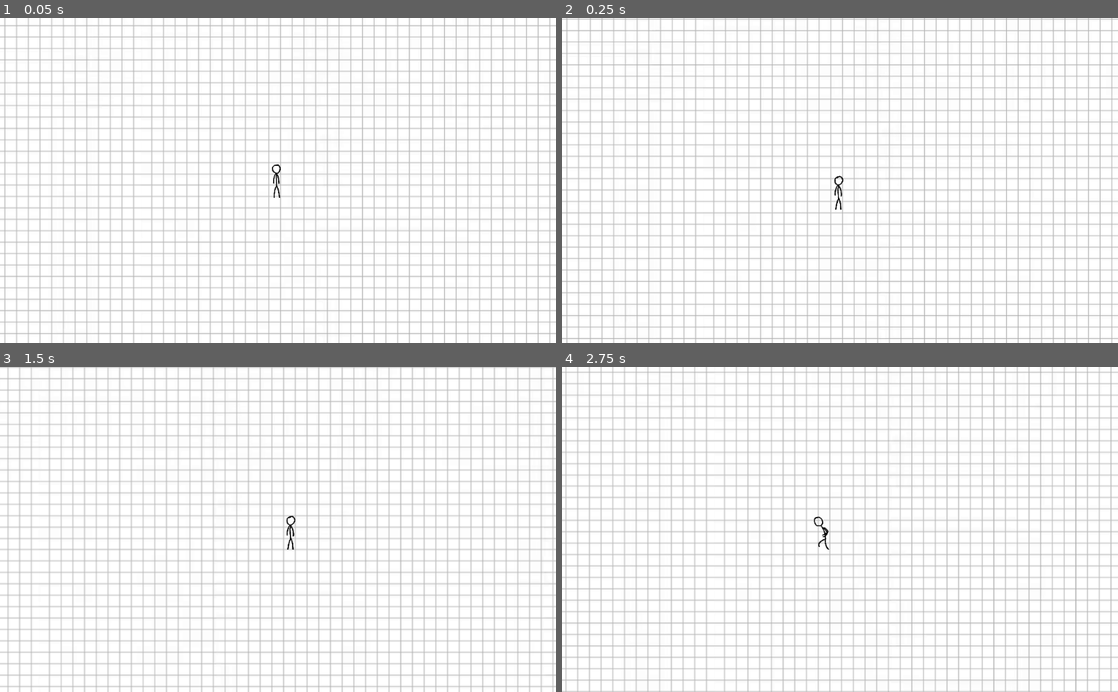
Above: before the commit, frames 1-4 (two rows, left to right).
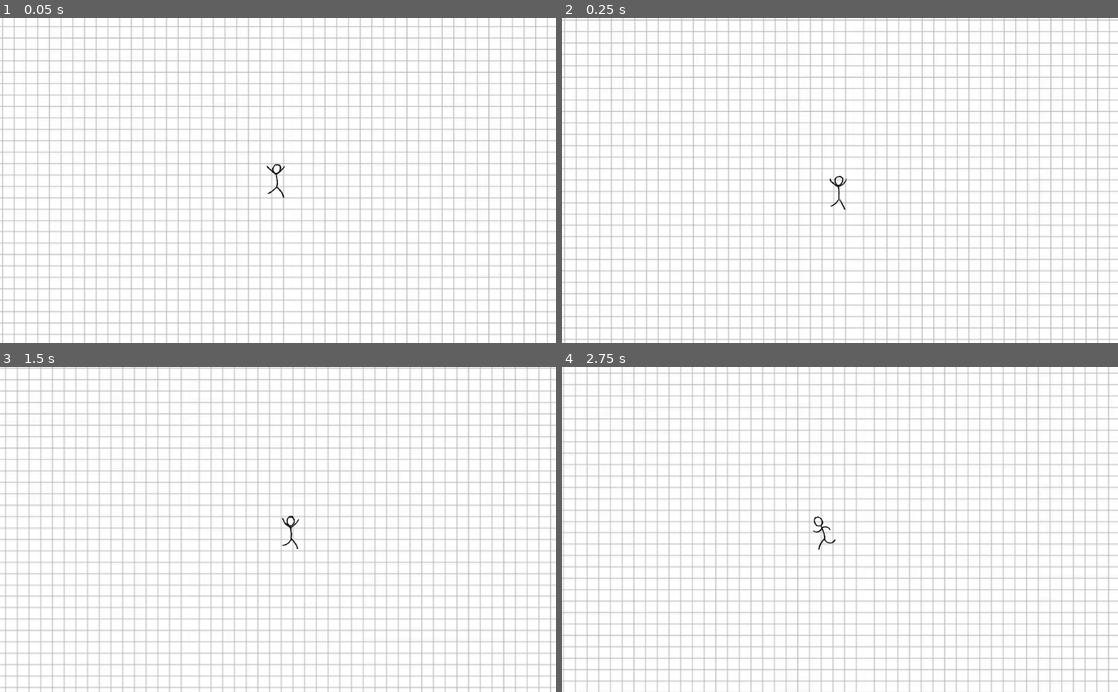
Above: after the commit, the same moments.

Repository: DominickRobinson/Supreme-Hen-Donkey
Game: Godot game, scene res://DemoScene.tscn
The game is run twice, just before and just after one commit, with the same random seed, the same clock (stepped at 60 frames per second) and the same inputs.
Inputs:
- Up to frame 1 (0.05 s): no input
- Up to frame 2 (0.25 s): no input
- Up to frame 3 (1.5 s): hold D (right) from 0.53 s (still down); tap Space (jump) at 0.77 s
- Up to frame 4 (2.75 s): tap Space (jump) at 1.52 s; release D (right) at 2.03 s; hold A (left) from 2.03 s (still down)

The runs differ from the first frame. In frame 1, 28% of the frame differs, in the area x 0-100%, y 0-100%; in frame 2, 28%; in frame 3, 27%; in frame 4, 26%.

Commit message:
Added jumping anim

Diff:
--- a/Supreme-Hen-Donkey/DemoScene.tscn
+++ b/Supreme-Hen-Donkey/DemoScene.tscn
@@ -10,10 +10,13 @@
 [node name="DemoScene" type="Node2D"]
 
 [node name="Sprite" type="Sprite" parent="."]
-position = Vector2( -76, 471 )
+position = Vector2( 200, 557 )
 texture = ExtResource( 3 )
 region_enabled = true
 region_rect = Rect2( 0, 0, 10000, 1500 )
+__meta__ = {
+"_edit_lock_": true
+}
 
 [node name="Player" parent="." instance=ExtResource( 1 )]
 position = Vector2( 63, 376 )
--- a/Supreme-Hen-Donkey/Player.gd
+++ b/Supreme-Hen-Donkey/Player.gd
@@ -50,10 +50,20 @@
 			apply_central_impulse(Vector2(-WALL_JUMP_HORIZONTAL_SPEED, -WALL_JUMP_VERTICAL_SPEED))
 		# Otherwise, we're not on a wall or floor, so don't jump
 
-	if x != 0:
-		$AnimatedSprite.animation = "Running"
+
+	if is_on_floor():
+
+		if x != 0:
+			$AnimatedSprite.animation = "Running"
+		else:
+			$AnimatedSprite.animation = "Idle"
+
 	else:
-		$AnimatedSprite.animation = "Idle"
+
+		if linear_velocity.y <= 0:
+			$AnimatedSprite.animation = "Jumping"
+		elif linear_velocity.y > 0:
+			$AnimatedSprite.animation = "Falling"
 
 	if x > 0:
 		$AnimatedSprite.flip_h = false
--- a/Supreme-Hen-Donkey/Player.tscn
+++ b/Supreme-Hen-Donkey/Player.tscn
@@ -14,6 +14,18 @@
 [ext_resource path="res://GCS - SHD/animation/Stick people/Running/Run-4.png" type="Texture" id=12]
 [ext_resource path="res://GCS - SHD/animation/Stick people/Running/Run-6.png" type="Texture" id=13]
 [ext_resource path="res://GCS - SHD/animation/Stick people/Running/Run-3.png" type="Texture" id=14]
+[ext_resource path="res://GCS - SHD/animation/Stick people/Jumping/Jump-4.png" type="Texture" id=15]
+[ext_resource path="res://GCS - SHD/animation/Stick people/Jumping/Fall-1.png" type="Texture" id=16]
+[ext_resource path="res://GCS - SHD/animation/Stick people/Jumping/Fall-3.png" type="Texture" id=17]
+[ext_resource path="res://GCS - SHD/animation/Stick people/Jumping/Fall-4.png" type="Texture" id=18]
+[ext_resource path="res://GCS - SHD/animation/Stick people/Jumping/Fall-5.png" type="Texture" id=19]
+[ext_resource path="res://GCS - SHD/animation/Stick people/Jumping/Jump-5.png" type="Texture" id=20]
+[ext_resource path="res://GCS - SHD/animation/Stick people/Jumping/Fall-6.png" type="Texture" id=21]
+[ext_resource path="res://GCS - SHD/animation/Stick people/Jumping/Fall-2.png" type="Texture" id=22]
+[ext_resource path="res://GCS - SHD/animation/Stick people/Jumping/Jump-6.png" type="Texture" id=23]
+[ext_resource path="res://GCS - SHD/animation/Stick people/Jumping/Jump-1.png" type="Texture" id=24]
+[ext_resource path="res://GCS - SHD/animation/Stick people/Jumping/Jump-2.png" type="Texture" id=25]
+[ext_resource path="res://GCS - SHD/animation/Stick people/Jumping/Jump-3.png" type="Texture" id=26]
 
 [sub_resource type="CapsuleShape2D" id=6]
 radius = 16.0
@@ -41,6 +53,16 @@
 "frames": [ ExtResource( 9 ), ExtResource( 10 ), ExtResource( 14 ), ExtResource( 12 ), ExtResource( 11 ), ExtResource( 13 ), ExtResource( 8 ) ],
 "loop": true,
 "name": "Running",
+"speed": 15.0
+}, {
+"frames": [ ExtResource( 24 ), ExtResource( 25 ), ExtResource( 26 ), ExtResource( 15 ), ExtResource( 20 ), ExtResource( 23 ) ],
+"loop": true,
+"name": "Jumping",
+"speed": 15.0
+}, {
+"frames": [ ExtResource( 16 ), ExtResource( 22 ), ExtResource( 17 ), ExtResource( 18 ), ExtResource( 19 ), ExtResource( 21 ) ],
+"loop": true,
+"name": "Falling",
 "speed": 15.0
 } ]
 
@@ -117,6 +139,6 @@
 [node name="AnimatedSprite" type="AnimatedSprite" parent="."]
 scale = Vector2( 0.125, 0.125 )
 frames = SubResource( 7 )
-animation = "Running"
-frame = 2
+animation = "Jumping"
+frame = 5
 playing = true
Not shown: 1 places in Supreme-Hen-Donkey/Player.tscn that only renumber resources
Renamed: Supreme-Hen-Donkey/GCS - SHD/blocks and stuff/Untitled_Artwork.jpg -> Supreme-Hen-Donkey/Untitled_Artwork.jpg
Not shown, changed: Supreme-Hen-Donkey/Untitled_Artwork.jpg.import
